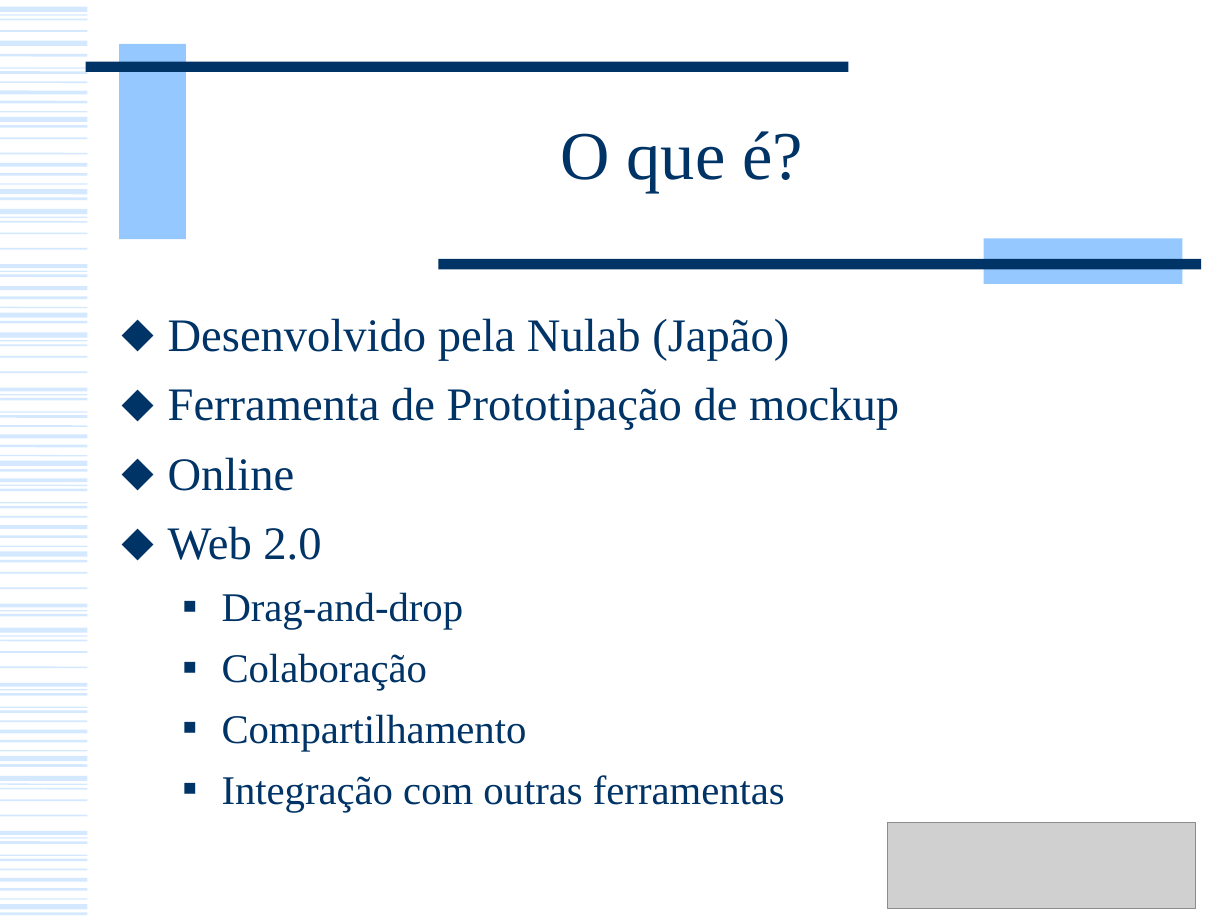
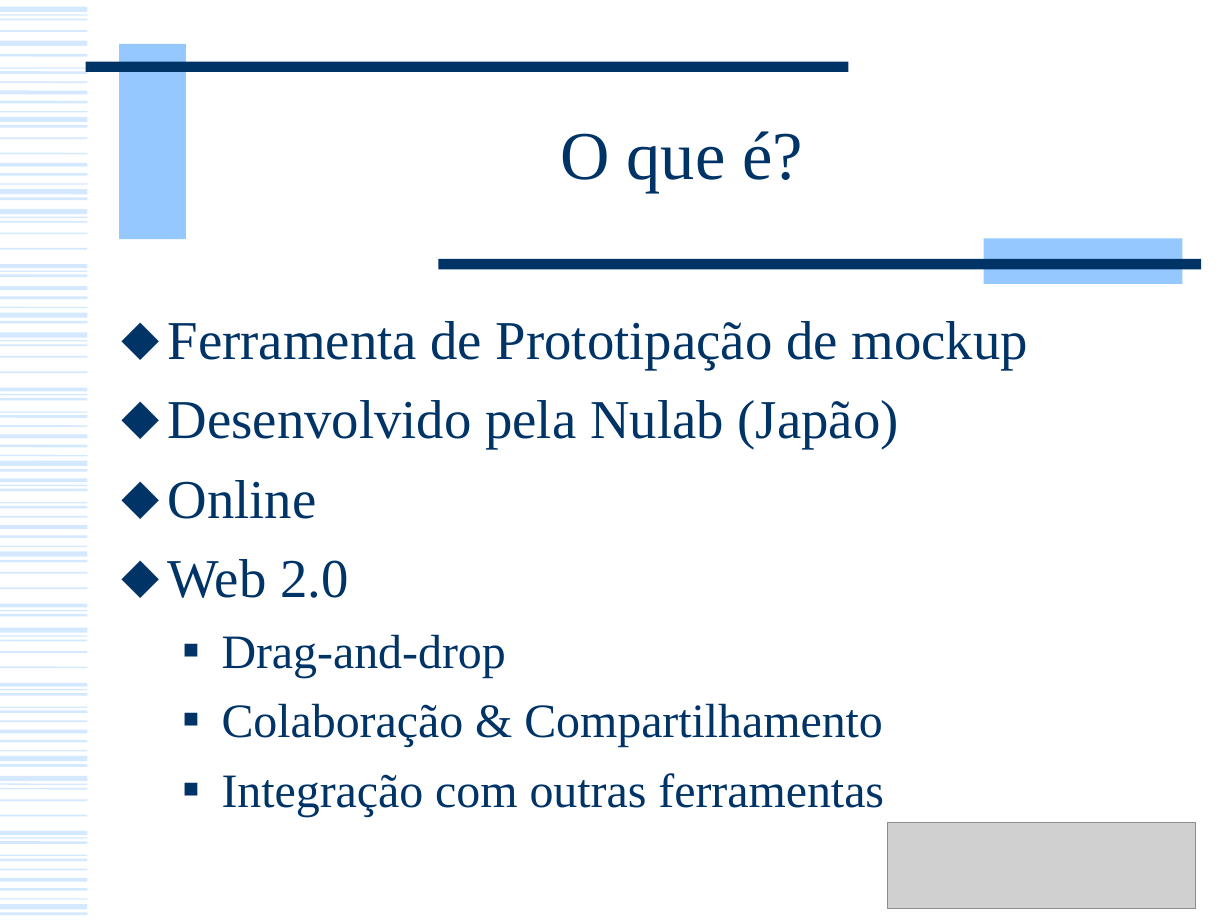
Before and after one commit to andrecurvello/tests-zingarelli, a slide deck: slide 2 of 2-Disciplinas/HCI/Monografia-Ferramenta-Prototipacao/Apresentacao-Cacoo.ppt. Drawn at 1232x924 pixels with LibreOffice and Linux fonts; fonts in the diff are those of the drawing; grey boxes stand for pictures. Boxes give left, top, right and bottom in pixels: in the first picture for what was removed or moved away, otherwise in the second. Text is boxed around its words. In the diff, an @@ line names an element or a change of style, - is before the commit and + after.

Commit message:
Finalização da apresentação da ferramenta Cacoo - HCI

```diff
--- a/2-Disciplinas/HCI/Monografia-Ferramenta-Prototipacao/Apresentacao-Cacoo.ppt
+++ b/2-Disciplinas/HCI/Monografia-Ferramenta-Prototipacao/Apresentacao-Cacoo.ppt
@@ text at (x1=168, y1=321, x2=1028, y2=369): paragraph added @@
+⬥ Ferramenta de Prototipação de mockup
@@ text at (x1=168, y1=387, x2=899, y2=430): paragraph removed @@
-⬥ Ferramenta de Prototipação de mockup
@@ text at (x1=168, y1=400, x2=899, y2=817): size 27.2 to 32 pt in "Desenvolvido pela Nulab (Japão)", "Online", "Web 2.0"; size 23.8 to 28 pt in "Drag-and-drop", "Integração com outras ferramentas" @@
@@ text at (x1=222, y1=703, x2=883, y2=747): text changed; size 23.8 to 28 pt @@
-  ■ Colaboração
-  ■ Compartilhamento
+  ■ Colaboração & Compartilhamento
```
Also in this commit, not shown: 5 other slides changed, 2 slides added, 4 other files.
